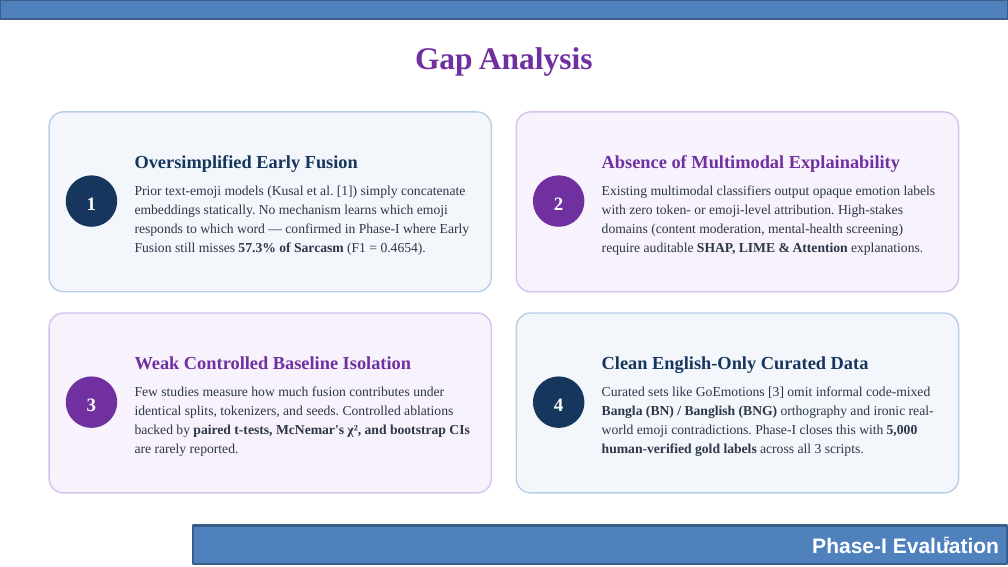
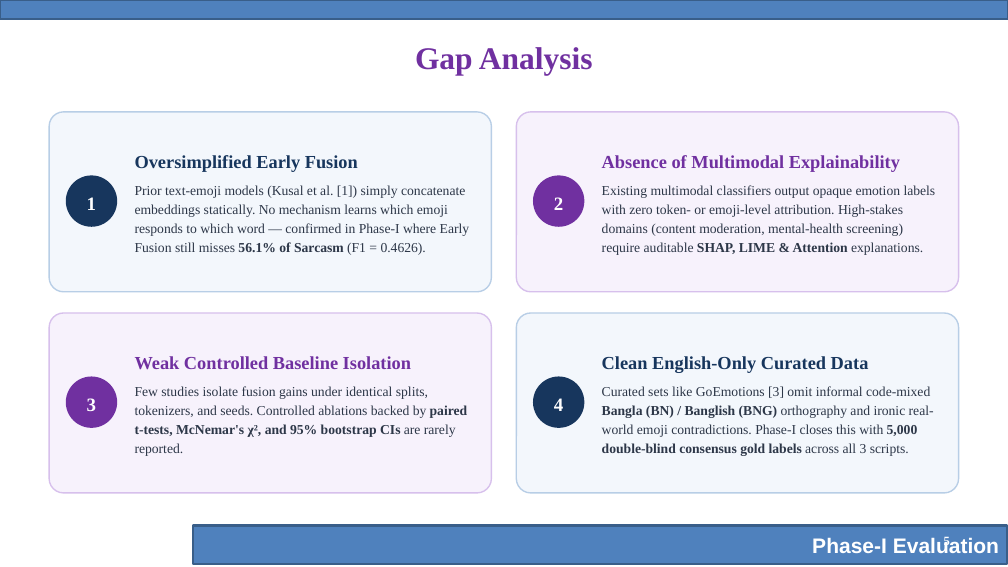
Before and after one commit to ragibcs/AffectFusion, a slide deck: slide 5 of docs/phase_1/AffectFusion_Phase-I_Evaluation.pptx. Drawn at 1008x567 pixels with LibreOffice and Linux fonts; fonts in the diff are those of the drawing; background and template pictures are left out. Boxes give left, top, right and bottom in pixels: in the first picture for what was removed or moved away, otherwise in the second. Text is boxed around its words. In the diff, an @@ line names an element or a change of style, - is before the commit and + after.

Commit message:
Update Phase-I to v4 methodology and Round-2 Blind-Swap Consensus Gold (kappa 0.7717, alpha 0.7717)

```diff
--- a/docs/phase_1/AffectFusion_Phase-I_Evaluation.pptx
+++ b/docs/phase_1/AffectFusion_Phase-I_Evaluation.pptx
@@ text at (x1=135, y1=185, x2=469, y2=255): text changed @@
-Prior text-emoji models (Kusal et al. [1]) simply concatenate embeddings statically. No mechanism learns which emoji responds to which word — confirmed in Phase-I where Early Fusion still misses 57.3% of Sarcasm (F1 = 0.4654).
+Prior text-emoji models (Kusal et al. [1]) simply concatenate embeddings statically. No mechanism learns which emoji responds to which word — confirmed in Phase-I where Early Fusion still misses 56.1% of Sarcasm (F1 = 0.4626).
@@ text at (x1=135, y1=386, x2=468, y2=456): text changed @@
-Few studies measure how much fusion contributes under identical splits, tokenizers, and seeds. Controlled ablations backed by paired t-tests, McNemar's χ², and bootstrap CIs are rarely reported.
+Few studies isolate fusion gains under identical splits, tokenizers, and seeds. Controlled ablations backed by paired t-tests, McNemar's χ², and 95% bootstrap CIs are rarely reported.
@@ text at (x1=602, y1=386, x2=934, y2=456): text changed @@
-Curated sets like GoEmotions [3] omit informal code-mixed Bangla (BN) / Banglish (BNG) orthography and ironic real-world emoji contradictions. Phase-I closes this with 5,000 human-verified gold labels across all 3 scripts.
+Curated sets like GoEmotions [3] omit informal code-mixed Bangla (BN) / Banglish (BNG) orthography and ironic real-world emoji contradictions. Phase-I closes this with 5,000 double-blind consensus gold labels across all 3 scripts.
```
Also in this commit, not shown: 12 other slides changed, 35 other files.
